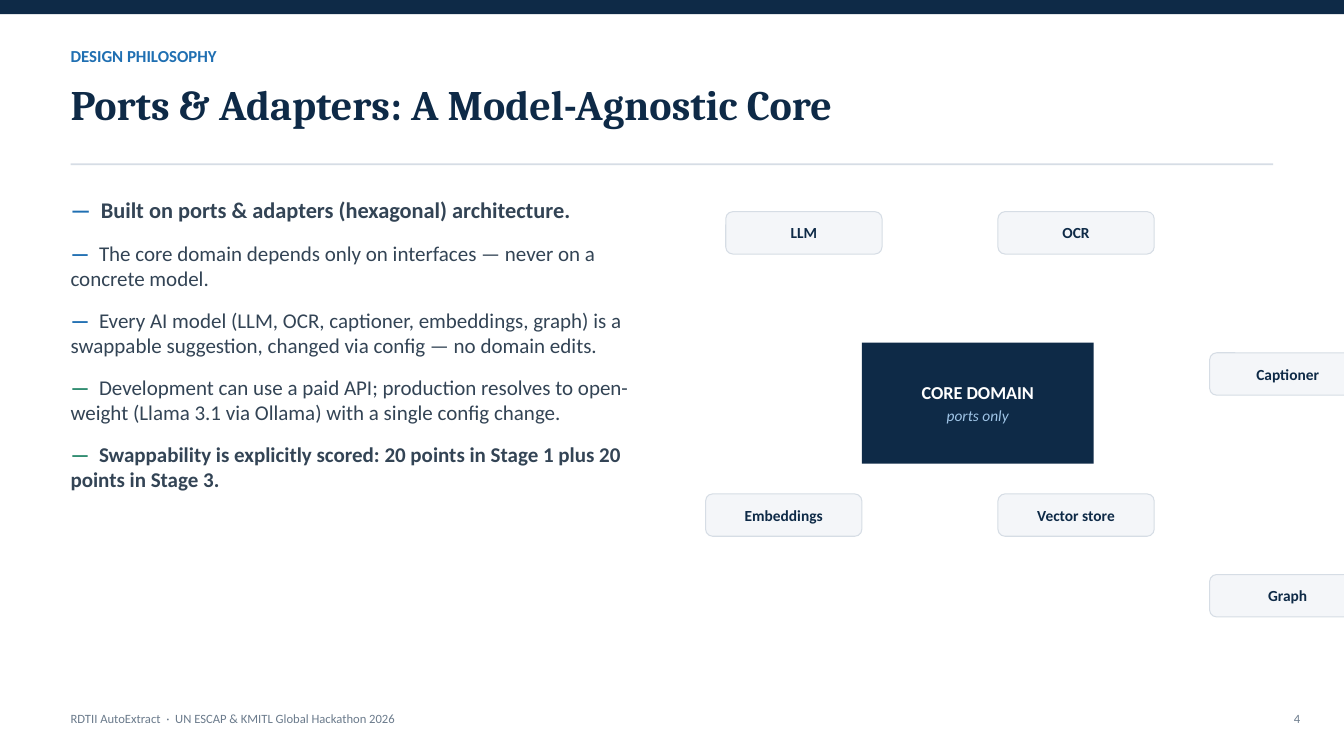
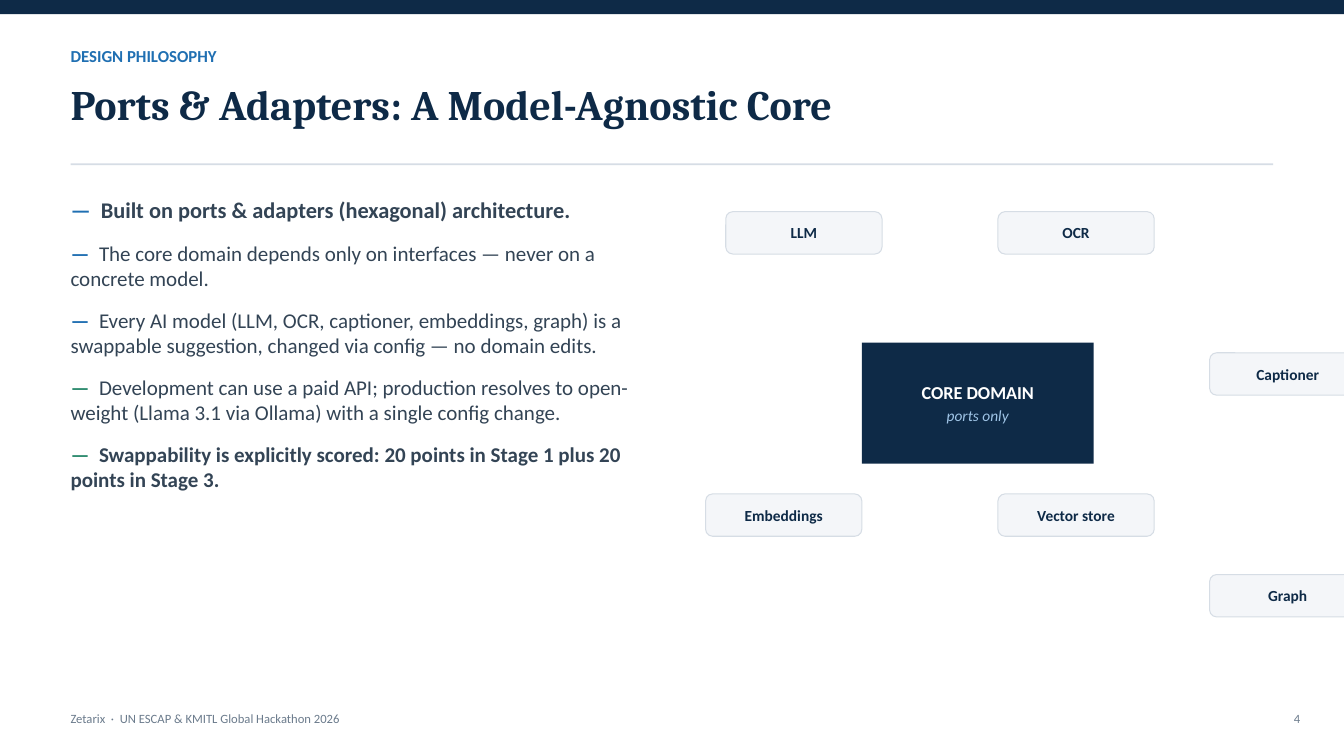
Before and after one commit to JohnAndrewBalbarosa/rdtii-autoextract, a slide deck: slide 4 of docs/RDTII_AutoExtract.pptx. Drawn at 1344x756 pixels with LibreOffice and Linux fonts; fonts in the diff are those of the drawing. Boxes give left, top, right and bottom in pixels: in the first picture for what was removed or moved away, otherwise in the second. Text is boxed around its words. In the diff, an @@ line names an element or a change of style, - is before the commit and + after.

Commit message:
auto: prompt checkpoint @ 2026-05-25T11:57:25+08:00

```diff
--- a/docs/RDTII_AutoExtract.pptx
+++ b/docs/RDTII_AutoExtract.pptx
@@ text at [71, 714, 340, 723]: text changed @@
-RDTII AutoExtract · UN ESCAP & KMITL Global Hackathon 2026
+Zetarix · UN ESCAP & KMITL Global Hackathon 2026
```
Also in this commit, not shown: 8 other slides changed, 1 slide added, 1 slide removed, 7 other files.
